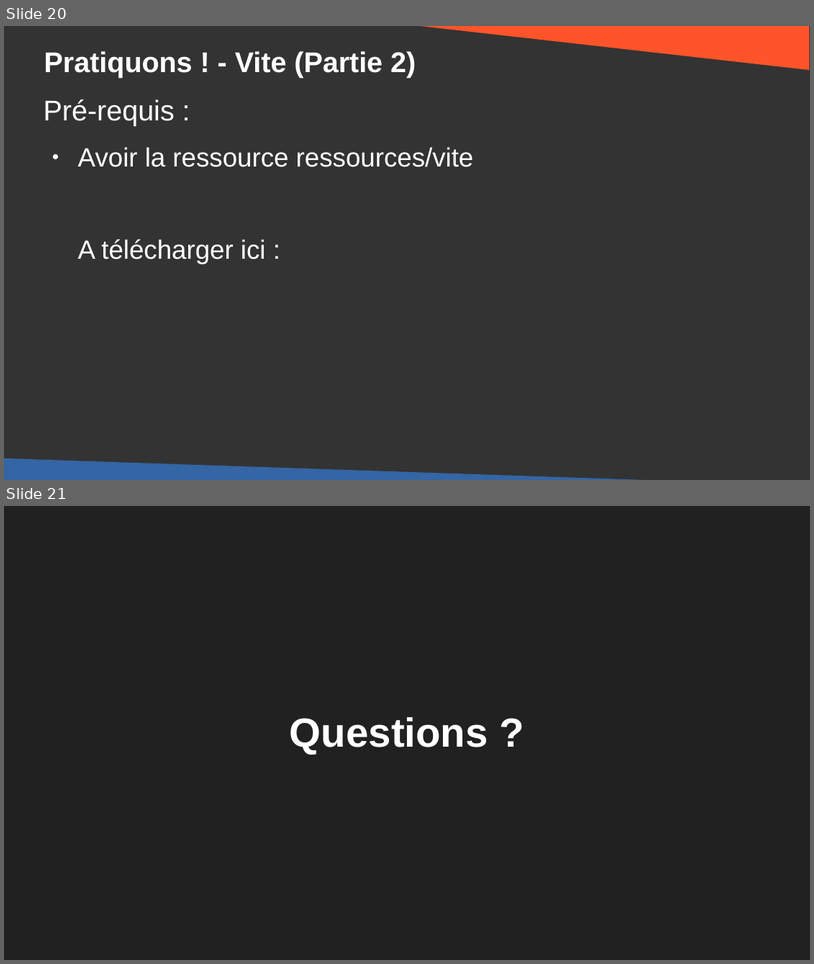
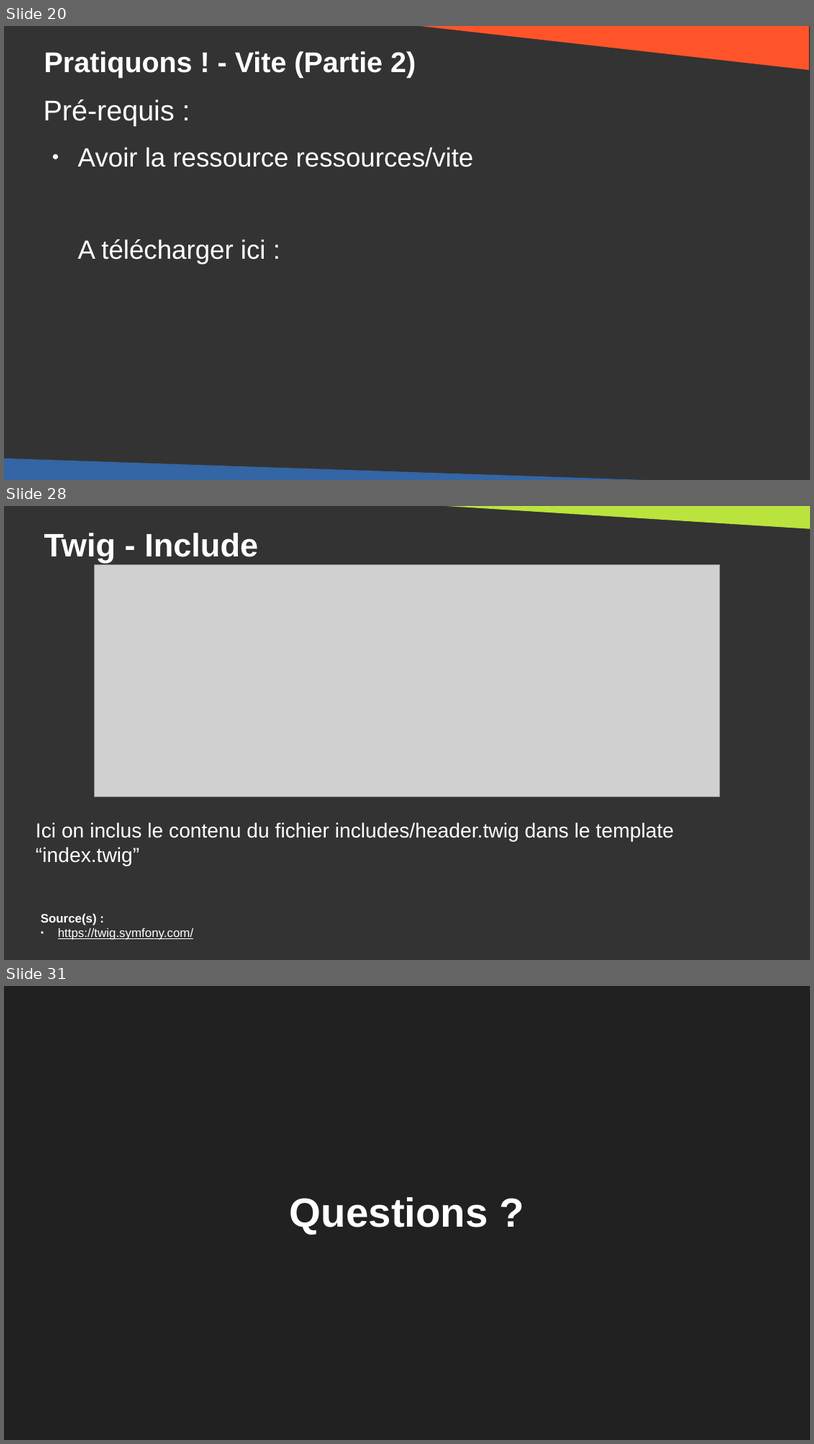
Before and after one commit to DanYellow/cours, a slide deck: developpement-front-s5/travaux-pratiques/numero-4/presentation.odp. Shown one above the other, each under a label of ours: slides 20 and 21 before the commit, slides 20, 28 and 31 after it; the slides between them are not shown. The pictures are 814x964 and 814x1444 pixels, drawn with LibreOffice and Linux fonts; fonts in the diff are those of the drawing; grey boxes stand for pictures. Boxes give left, top, right and bottom in pixels: in the first picture for what was removed or moved away, otherwise in the second. Text is boxed around its words. In the diff, an @@ line names an element or a change of style, - is before the commit and + after.

```diff
--- a/developpement-front-s5/travaux-pratiques/numero-4/presentation.odp
+++ b/developpement-front-s5/travaux-pratiques/numero-4/presentation.odp
@@ slide 28 added at (4, 506, 810, 960), background #333333 @@
@@ right triangle added at (395, 506, 810, 530), fill #BBE33D @@
@@ title added at (44, 533, 258, 562), 32 pt, text #FFFFFF, bold @@
+Twig - Include
@@ picture added at (95, 564, 720, 796) @@
@@ text added at (36, 822, 674, 866), 20 pt, text #FFFFFF @@
+Ici on inclus le contenu du fichier includes/header.twig dans le template “index.twig”
@@ text added at (41, 913, 193, 939), 12 pt, text #FFFFFF, underline @@
+Source(s) :
+● https://twig.symfony.com/
@@ what was slide 21 is now slide 31 @@
```
Also in this commit, not shown: 1 slide changed, 9 other slides added, 2 other files.
